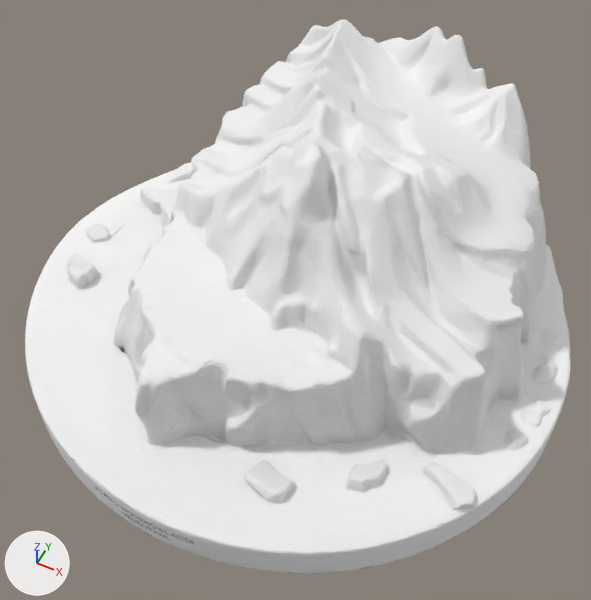
The glTF model public/models/mapbox/perito_moreno.glb: old version first, new version second.
Both versions are drawn from a 50 mm lens placed at (0.85, -1.74, 1.87), pointed at (0.04, -0.14, -0.13). The lights are fixed; the arrows at lower left show +X, +Y and +Z. The first picture is the older version. Where no turn or scale is listed for an object, it has been applied to the vertices.
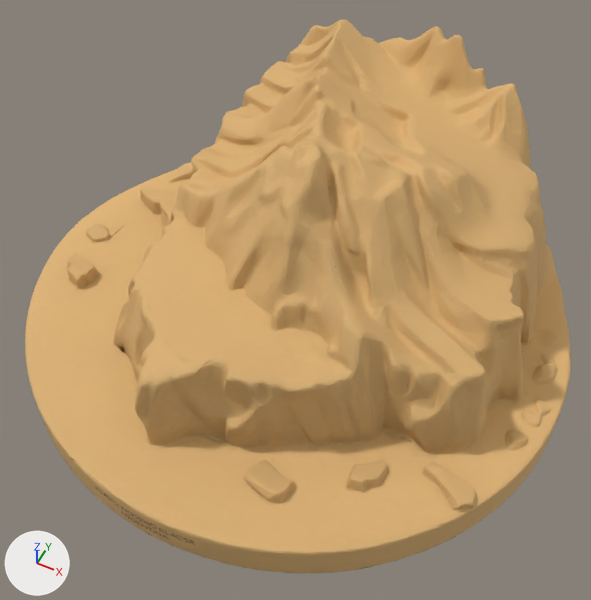
Location of each change, (x1, y1, x2, y2) in pixels of the pictures (591 x 600 px):
'Mesh_0', recoloured (white to beige)
    both: (25, 19, 571, 573)

What changed in the scene script:
```text
Change mat_material_0:
    add n3 = _N.new('ShaderNodeMix'); n3.name = 'Mix'
    add n3.data_type = 'RGBA'
    add n3.blend_type = 'MULTIPLY'
    add n3.inputs[0].default_value = 1.0  # 'Factor'
    add n3.inputs[7].default_value = (0.804, 0.498, 0.196, 1.0)  # 'B', beige #e8bb7a
    where n2 = _N.new('ShaderNodeTexImage'); n2.name = 'Image Texture'
    where n0 = _N.new('ShaderNodeBsdfPrincipled'); n0.name = 'Principled BSDF'
    remove _L.new(n2.outputs[0], n0.inputs[0])  # 'Color' to 'Base Color'
    add _L.new(n3.outputs[2], n0.inputs[0])  # 'Result' to 'Base Color'
    add _L.new(n2.outputs[0], n3.inputs[6])  # 'Color' to 'A'
```
